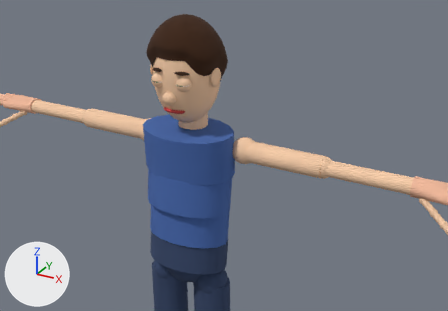
What one commit did to the glTF model static/models/gltf/generic-human.glb.
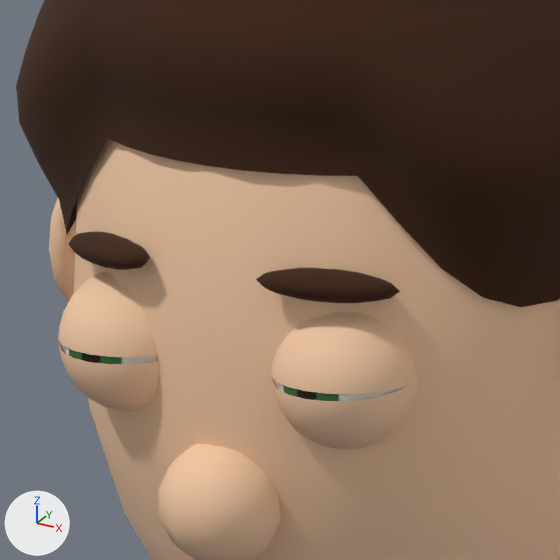
Each version appears first from a 50 mm camera at (1.037, -1.625, 2.245) aimed at (0.186, -0.079, 1.472), and next in a close-up on the part from 32% to 46% of the width and 13% to 34% of the height. The lights are fixed; the arrows at lower left show +X, +Y and +Z. The older version's two pictures come first. Where no turn or scale is listed for an object, it has been applied to the vertices.

Before the edit, the objects in view are built like this:
```python
ob_mesh_10 = bpy.data.objects.new('Mesh_10', me_mesh_10)
ob_mesh_10.parent = ob_eyepivotr
ob_mesh_10.location = (0.0, 0.0, 0.0)
ob_mesh_10.rotation_euler = (-0.0468, 0.0, 0.0)  # degrees (-2.7, 0, 0)
ob_mesh_11 = bpy.data.objects.new('Mesh_11', me_mesh_11)
ob_mesh_11.parent = ob_node_16
ob_mesh_11.location = (0.0, 0.0, 0.0)
ob_mesh_11.rotation_euler = (-0.0624, 0.0, 0.0)  # degrees (-3.6, 0, 0)
ob_mesh_12 = bpy.data.objects.new('Mesh_12', me_mesh_12)
ob_mesh_12.location = (0.0454, -0.0872, 1.7158)
ob_mesh_4 = bpy.data.objects.new('Mesh_4', me_mesh_4)
ob_mesh_4.parent = ob_eyepivotl
ob_mesh_4.location = (0.0, 0.0, 0.0)
ob_mesh_4.rotation_euler = (-0.0468, 0.0, 0.0)  # degrees (-2.7, 0, 0)
ob_mesh_5 = bpy.data.objects.new('Mesh_5', me_mesh_5)
ob_mesh_5.parent = ob_node_7
ob_mesh_5.location = (0.0, 0.0, 0.0)
ob_mesh_5.rotation_euler = (-0.0624, 0.0, 0.0)  # degrees (-3.6, 0, 0)
# also in view: 'Mesh_0' at (0.0, 0.013, 1.691); 'Mesh_23' at (0.0, 0.022, 1.728); 'Mesh_13' at (0.0, -0.09, 1.631); 'Mesh_21' at (-0.113, 0.002, 1.691); 'Mesh_6' at (-0.046, -0.087, 1.716)
```
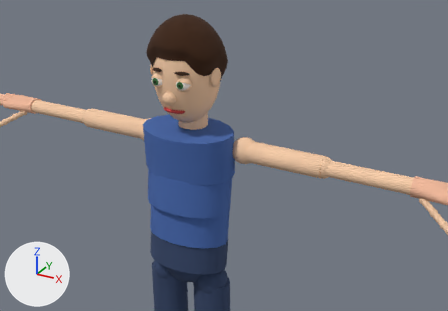
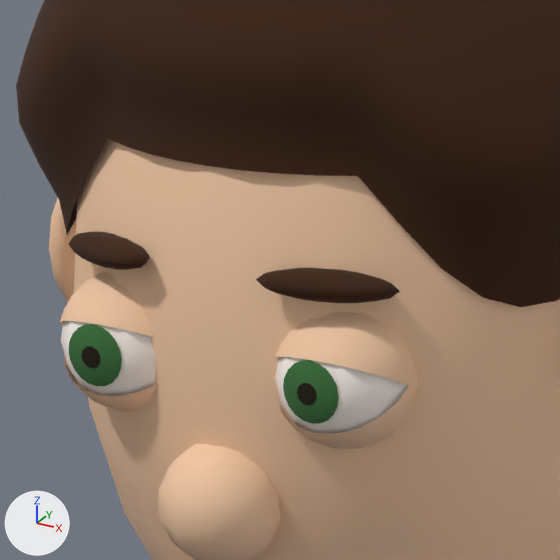
Boxes (x1, y1, x2, y2) around the edits, measured in the close-ups (560 x 560 px):
'Mesh_10', turned
    before: (271, 312, 417, 394)
    after: (275, 312, 417, 390)
'Mesh_4', turned
    before: (58, 272, 158, 358)
    after: (60, 272, 153, 337)
'Mesh_11', turned
    before: (272, 379, 417, 450)
    after: (280, 368, 417, 449)
'Mesh_5', turned
    before: (58, 342, 159, 412)
    after: (64, 354, 157, 411)
'Mesh_7', unchanged, uncovered by the edit
    before: (276, 382, 407, 401)
    after: (275, 357, 408, 433)
'Mesh_1', unchanged, uncovered by the edit
    before: (62, 346, 156, 364)
    after: (61, 321, 156, 396)
'Mesh_8', unchanged, uncovered by the edit
    before: (283, 385, 339, 401)
    after: (283, 360, 339, 424)
'Mesh_2', unchanged, uncovered by the edit
    before: (69, 349, 122, 364)
    after: (69, 324, 122, 386)

Edits to the bpy script that builds the scene:
```text
Change ob_mesh_4:
    ob_mesh_4.rotation_euler: (-0.0468, 0.0, 0.0) -> (-0.471, 0.0, 0.0)  # degrees (-2.7, 0, 0) -> degrees (-27, 0, 0)
Change ob_mesh_5:
    ob_mesh_5.rotation_euler: (-0.0624, 0.0, 0.0) -> (-0.628, 0.0, 0.0)  # degrees (-3.6, 0, 0) -> degrees (-36, 0, 0)
Change ob_mesh_10:
    ob_mesh_10.rotation_euler: (-0.0468, 0.0, 0.0) -> (-0.471, 0.0, 0.0)  # degrees (-2.7, 0, 0) -> degrees (-27, 0, 0)
Change ob_mesh_11:
    ob_mesh_11.rotation_euler: (-0.0624, 0.0, 0.0) -> (-0.628, 0.0, 0.0)  # degrees (-3.6, 0, 0) -> degrees (-36, 0, 0)
```
